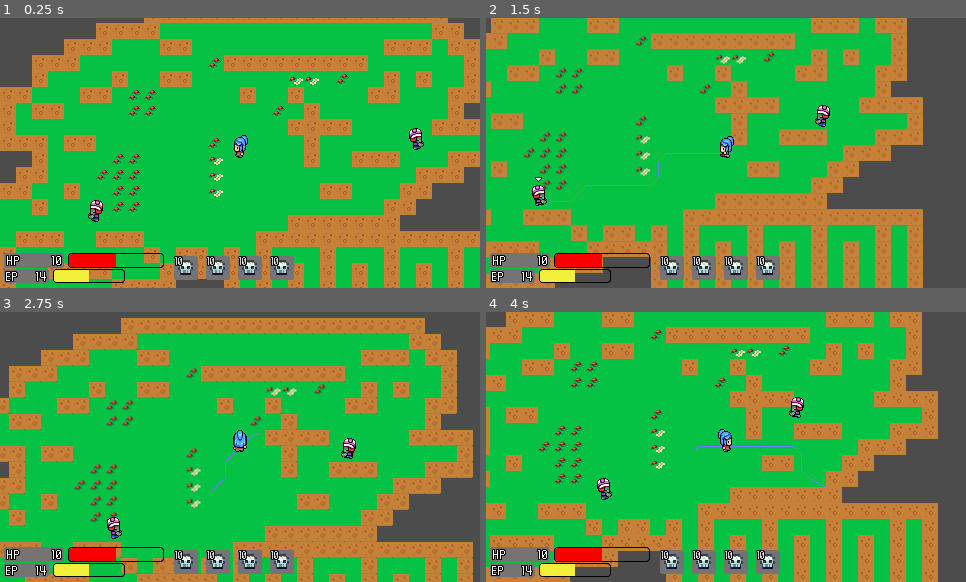
Above: before the commit, frames 1-4 (two rows, left to right).
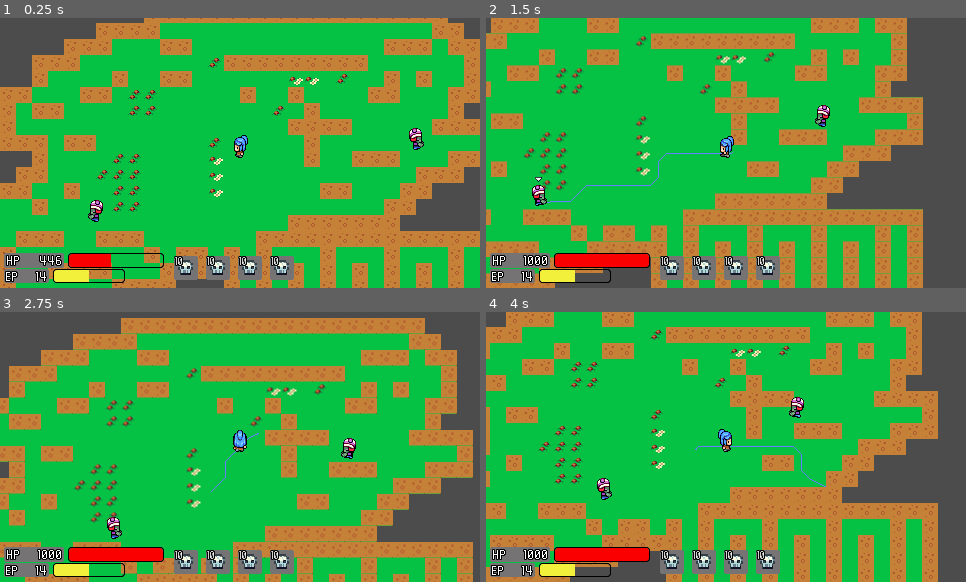
Above: after the commit, the same moments.

Repository: destroysound/DungeonCrawl
Game: Godot game, scene res://GameScene.tscn
Same seed, same stepped clock (60 frames per second), same inputs: the game is played once before the commit and once after it.
Inputs (mouse positions are in pixels of both pictures, inside the frame that each line leads up to):
- Up to frame 1 (0.25 s): no input
- Up to frame 2 (1.5 s): move the mouse to (903, 139) at 0.52 s; click (903, 139) at 0.67 s; move the mouse to (538, 204) at 1.27 s; click (538, 204) at 1.42 s
- Up to frame 3 (2.75 s): move the mouse to (288, 387) at 2.02 s; click (288, 387) at 2.17 s
- Up to frame 4 (4 s): move the mouse to (702, 501) at 2.77 s; click (702, 501) at 2.92 s; move the mouse to (870, 487) at 3.52 s; click (870, 487) at 3.67 s

The runs differ from the first frame. In frame 1, 0.2% of the frame differs, in the area x 8-25%, y 87-93%; in frame 2, 0.6%, in the area x 7-34%, y 87-93%; in frame 3, 0.6%; in frame 4, 0.6%.

Commit message:
lifebar dmg

Diff:
--- a/Bar.tscn
+++ b/Bar.tscn
@@ -76,3 +76,5 @@
 nine_patch_stretch = true
 stretch_margin_left = 48
 stretch_margin_right = 48
+
+[node name="Tween" type="Tween" parent="."]
--- a/Enemy.gd
+++ b/Enemy.gd
@@ -68,7 +68,7 @@
 	if attackVector.length() < attackRange:
 		var damage = damageText.instance()
 		damage.position = character.global_position + Vector2(0, -16)
-		var damageOutput = roll_damage()
+		var damageOutput = character.roll_damage()
 		damage.amount = damageOutput[0]
 		damage.critted = damageOutput[1]
 		gameScene.call_deferred("add_child", damage)
--- a/EnergyBar.tscn
+++ b/EnergyBar.tscn
@@ -16,15 +16,13 @@
 extra_spacing_char = 1
 font_data = ExtResource( 2 )
 
-[node name="Bar" instance=ExtResource( 1 )]
+[node name="EnergyBar" instance=ExtResource( 1 )]
 margin_right = 192.0
 margin_bottom = 18.0
-mouse_filter = 2
 
 [node name="Count" parent="." index="0"]
 margin_right = 45.0
 margin_bottom = 18.0
-mouse_filter = 2
 
 [node name="Background" parent="Count" index="0"]
 margin_right = 45.0
@@ -46,7 +44,6 @@
 margin_left = 49.0
 margin_right = 121.0
 margin_bottom = 18.0
-mouse_filter = 2
 tint_progress = Color( 0.956863, 1, 0.247059, 1 )
 stretch_margin_left = 36
 stretch_margin_right = 36
--- /dev/null
+++ b/GUI.gd
@@ -0,0 +1,32 @@
+extends Control
+
+onready var number_label = $GUI/HBoxContainer/Bars/LifeBar/Count/Background/Number
+onready var bar = $GUI/HBoxContainer/Bars/LifeBar/Gauge
+onready var tween = $GUI/HBoxContainer/Bars/LifeBar/Tween
+onready var player = $"/root/GameScene/YSort/Player"
+var animated_health = 0
+
+func _ready():
+	var playerMaxHp = player.maxHp
+	bar.max_value = playerMaxHp
+	animated_health = player.curHp
+	update_health(player.curHp)
+
+func _process(delta):
+	var round_value = round(animated_health)
+	number_label.text = str(round_value)
+	bar.value = animated_health
+
+func _on_Player_health_changed(curHp, maxHp):
+	bar.max_value = maxHp
+	update_health(curHp)
+
+func update_health(new_value):
+	tween.interpolate_property(self, "animated_health", animated_health, new_value, 0.6)
+	if not tween.is_active():
+		tween.start()
+
+
+func _on_Player_died():
+	var start_color = Color(1.0, 1.0, 1.0, 1.0)
+	var end_color = Color(1.0, 1.0, 1.0, 0.0)
--- a/GUI.tscn
+++ b/GUI.tscn
@@ -1,6 +1,7 @@
-[gd_scene load_steps=4 format=2]
+[gd_scene load_steps=5 format=2]
 
-[ext_resource path="res://Bar.tscn" type="PackedScene" id=1]
+[ext_resource path="res://LifeBar.tscn" type="PackedScene" id=1]
+[ext_resource path="res://GUI.gd" type="Script" id=2]
 [ext_resource path="res://Ability.tscn" type="PackedScene" id=3]
 [ext_resource path="res://EnergyBar.tscn" type="PackedScene" id=4]
 
@@ -10,6 +11,7 @@
 margin_top = 199.0
 margin_right = -19.0
 mouse_filter = 2
+script = ExtResource( 2 )
 __meta__ = {
 "_edit_use_anchors_": false
 }
@@ -46,11 +48,9 @@
 custom_constants/separation = 1
 alignment = 1
 
-[node name="Bar" parent="GUI/HBoxContainer/Bars" instance=ExtResource( 1 )]
-margin_right = 160.0
-mouse_filter = 2
+[node name="LifeBar" parent="GUI/HBoxContainer/Bars" instance=ExtResource( 1 )]
 
-[node name="Bar2" parent="GUI/HBoxContainer/Bars" instance=ExtResource( 4 )]
+[node name="EnergyBar" parent="GUI/HBoxContainer/Bars" instance=ExtResource( 4 )]
 margin_top = 16.0
 margin_right = 160.0
 margin_bottom = 30.0
--- a/GameScene.tscn
+++ b/GameScene.tscn
@@ -49,3 +49,5 @@
 modulate = Color( 1, 1, 1, 0.498039 )
 begin_cap_mode = 2
 end_cap_mode = 2
+[connection signal="died" from="YSort/Player" to="CanvasLayer/UI" method="_on_Player_died"]
+[connection signal="health_changed" from="YSort/Player" to="CanvasLayer/UI" method="_on_Player_health_changed"]
--- a/HealthBar.tscn
+++ b/HealthBar.tscn
@@ -2,4 +2,4 @@
 
 [ext_resource path="res://Bar.tscn" type="PackedScene" id=1]
 
-[node name="Bar" instance=ExtResource( 1 )]
+[node name="HealthBar" instance=ExtResource( 1 )]
--- a/LifeBar.tscn
+++ b/LifeBar.tscn
@@ -4,10 +4,6 @@
 
 [node name="LifeBar" instance=ExtResource( 1 )]
 margin_right = 160.0
-mouse_filter = 2
-
-[node name="Count" parent="." index="0"]
-mouse_filter = 2
 
 [node name="Gauge" parent="." index="1"]
-mouse_filter = 2
+max_value = 1000.0
--- a/Player.gd
+++ b/Player.gd
@@ -20,9 +20,13 @@
 
 var damageText = preload("res://DamageText.tscn")
 
+signal health_changed(curHp, maxHp)
+signal died()
+
 func _ready ():
 	maxHp = 1000
 	curHp = 1000
+	emit_signal("health_changed", curHp, maxHp)
 	#ui.update_level_text(curLevel)
 	#ui.update_health_bar(curHp, maxHp)
 	#ui.update_xp_bar(curXp,xpToNextLevel)
@@ -60,7 +64,7 @@
 	if attackVector.length() < attackRange:
 		var damage = damageText.instance()
 		damage.position = selectedEnemy.global_position + Vector2(0, -16)
-		var damageOutput = roll_damage()
+		var damageOutput = selectedEnemy.roll_damage()
 		damage.amount = damageOutput[0]
 		damage.critted = damageOutput[1]
 		gameScene.call_deferred("add_child", damage)
@@ -117,6 +121,7 @@
 	ui.update_level_text(curLevel)
 
 func take_damage (dmgToTake):
+	emit_signal("health_changed", curHp, maxHp)
 	.take_damage(dmgToTake)
 
 func select_enemy(enemy):
@@ -148,3 +153,7 @@
 	dashClickPosition = null
 	dashPosition = null
 	gameScene.restore_pathing()
+
+func _die():
+	emit_signal("died")
+	._die()
--- a/Player.tscn
+++ b/Player.tscn
@@ -198,7 +198,6 @@
 position = Vector2( 0, -10 )
 frames = SubResource( 24 )
 animation = "attack_down"
-frame = 1
 playing = true
 
 [node name="CanvasModulate" type="CanvasModulate" parent="AnimatedSprite"]
--- a/StatEntity.gd
+++ b/StatEntity.gd
@@ -23,7 +23,7 @@
 func take_damage (dmgToTake):
 	curHp -= dmgToTake
 	if curHp <= 0:
-		die()
+		_die()
 
-func die():
+func _die():
 	queue_free()
